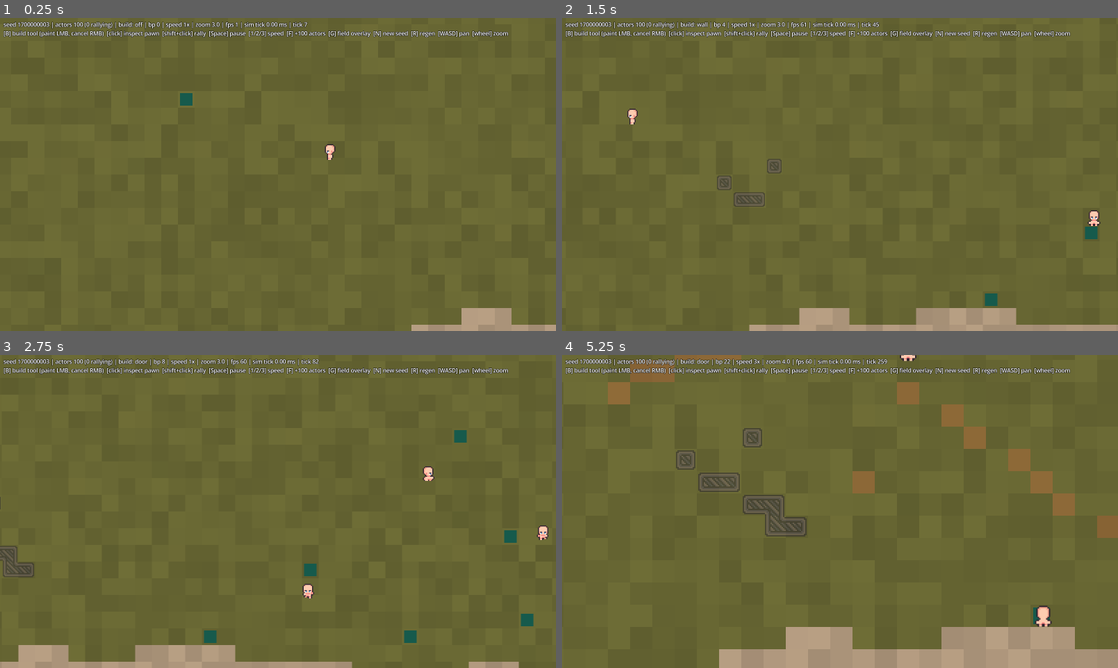
Above: before the commit, frames 1-4 (two rows, left to right).
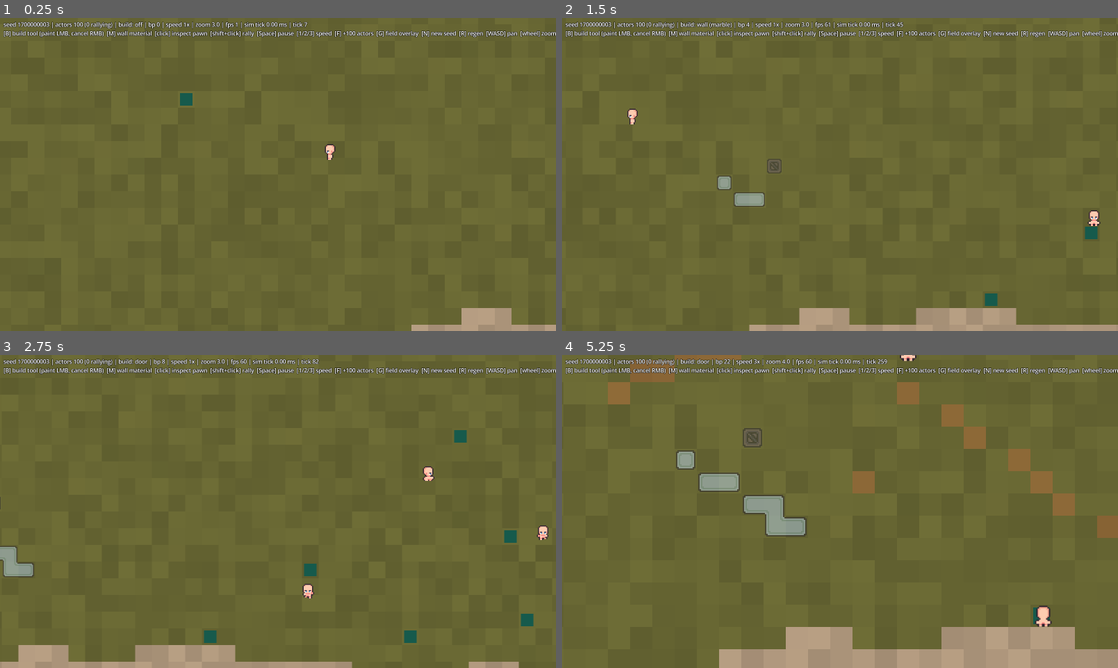
Above: after the commit, the same moments.

Repository: young-steveo/colony-sim
Game: Godot game, scene res://game/main.tscn
Two runs of this game, one before a commit and one after it. Both use one fixed random seed, a clock stepped at 60 frames per second and the inputs below.
Inputs (mouse positions are in pixels of both pictures, inside the frame that each line leads up to):
- Up to frame 1 (0.25 s): no input
- Up to frame 2 (1.5 s): move the mouse to (962, 158) at 0.52 s; hold D (pan_right) 0.53-1.25 s; hold B (build_tool) 0.53-1.25 s; click (962, 158) at 0.67 s; tap M (build_material, bound only after the commit) at 0.8 s; drag from (728, 190) to (812, 237) at 1.27 s
- Up to frame 3 (2.75 s): move the mouse to (333, 442) at 2.02 s; hold D (pan_right) from 2.03 s (still down); hold B (build_tool) from 2.03 s (still down); tap M (build_material, bound only after the commit) at 2.3 s
- Up to frame 4 (5.25 s): release D (pan_right) at 2.75 s; release B (build_tool) at 2.75 s; drag from (812, 574) to (673, 464) at 2.77 s; move the mouse to (1006, 558) at 3.52 s; hold A (pan_left) 3.53-4.25 s; hold 2 (sim_speed_2) 3.53-4.25 s; tap M (build_material, bound only after the commit) at 3.8 s; drag from (673, 464) to (756, 433) at 4.27 s; move the mouse to (867, 511) at 5.02 s; hold S (pan_down) from 5.03 s (still down); hold Mouse wheel up (zoom_in) from 5.03 s (still down); click (867, 511) at 5.17 s

The runs differ from the first frame. In frame 1, 1.0% of the frame differs, in the area x 19-100%, y 4-7%; in frame 2, 1.8%; in frame 3, 1.4%; in frame 4, 2.4%, in the area x 19-100%, y 4-58%.

Commit message:
Wall materials: data-driven defs, sim material byte, per-material rendering
content/structures/structures.json defines wall materials (wood,
marble) — first structure data on the mod rails (audit commitment).
Material travels blueprint -> completion -> built structure (parallel
array joins the swap-remove dance; tested). StructureRenderer builds
one layer per material from defs; connectivity unions across
materials so mixed walls join seamlessly. [M] cycles the paint
material, HUD shows it; demo house grew a marble wing as living
proof. 76 tests green.

Co-Authored-By: Claude Fable 5 <noreply@anthropic.com>

Diff:
--- /dev/null
+++ b/content/structures/structures.json
@@ -0,0 +1,6 @@
+{
+	"wall_materials": [
+		{ "id": "wood", "sheet": "res://content/structures/wall_wood.png" },
+		{ "id": "marble", "sheet": "res://content/structures/wall_marble.png" }
+	]
+}
--- a/game/main.gd
+++ b/game/main.gd
@@ -29,6 +29,7 @@
 	SimWorld.STRUCT_NONE, SimWorld.STRUCT_WALL, SimWorld.STRUCT_DOOR, SimWorld.STRUCT_BED,
 ]
 const BUILD_TOOL_NAMES: Array[String] = ["off", "wall", "door", "bed"]
+var build_material_idx := 0  # index into sim.structure_defs wall materials
 
 var terrain: TerrainRenderer
 var actor_renderer: ActorRenderer
@@ -133,7 +134,7 @@
 	bush_renderer.setup(sim.world, sim.bushes)
 	structure_renderer = StructureRenderer.new()
 	add_child(structure_renderer)
-	structure_renderer.setup()
+	structure_renderer.setup(sim.structure_defs)
 	field_overlay = FieldDebugRenderer.new()
 	add_child(field_overlay)
 	selection_ring = Sprite2D.new()
@@ -213,6 +214,8 @@
 	elif event.is_action_pressed("build_tool"):
 		build_tool_idx = (build_tool_idx + 1) % BUILD_TOOLS.size()
 		_last_paint_cell = -1
+	elif event.is_action_pressed("build_material"):
+		build_material_idx = (build_material_idx + 1) % sim.structure_defs.wall_material_count()
 	elif event.is_action_pressed("debug_field"):
 		show_field = not show_field
 		_apply_field_overlay()
@@ -258,7 +261,8 @@
 	if cell == _last_paint_cell:
 		return
 	_last_paint_cell = cell
-	var _placed: bool = sim.place_blueprint(x, y, BUILD_TOOLS[build_tool_idx])
+	var mat := build_material_idx if BUILD_TOOLS[build_tool_idx] == SimWorld.STRUCT_WALL else 0
+	var _placed: bool = sim.place_blueprint(x, y, BUILD_TOOLS[build_tool_idx], mat)
 
 
 ## Nearest pawn within ~a tile of the click, or -1.
@@ -301,6 +305,10 @@
 						var _w: bool = sim.place_blueprint(x + dx, y + dy, SimWorld.STRUCT_WALL)
 			var _b1: bool = sim.place_blueprint(x + 2, y + 2, SimWorld.STRUCT_BED)
 			var _b2: bool = sim.place_blueprint(x + 5, y + 2, SimWorld.STRUCT_BED)
+			# Marble wing off the NE corner: proves cross-material wall
+			# connectivity and per-material sheets in one glance.
+			for dx: int in 3:
+				var _m: bool = sim.place_blueprint(x + 8 + dx, y, SimWorld.STRUCT_WALL, 1)
 			_place_camera(Vector2(x + 4, y + 3) * TerrainRenderer.TILE_PX)
 			return
 
@@ -353,13 +361,15 @@
 		if sim.actors.responding[i] == 1:
 			responding += 1
 	var build_text := BUILD_TOOL_NAMES[build_tool_idx]
+	if BUILD_TOOLS[build_tool_idx] == SimWorld.STRUCT_WALL:
+		build_text += " (%s)" % sim.structure_defs.wall_material_ids[build_material_idx]
 	hud.text = (
 		"seed %d | actors %d (%d rallying) | build: %s | bp %d | speed %s | zoom %s | fps %d | sim tick %.2f ms | tick %d\n" % [
 			world_seed, sim.actors.count, responding, build_text, sim.blueprints.cells.size(),
 			speed_text, str(ZOOM_STEPS[zoom_idx]),
 			Engine.get_frames_per_second(), avg_tick_ms, sim.tick_count,
 		]
-		+ "[B] build tool (paint LMB, cancel RMB)  [click] inspect pawn  [shift+click] rally  [Space] pause  [1/2/3] speed  [F] +100 actors  [G] field overlay  [N] new seed  [R] regen  [WASD] pan  [wheel] zoom"
+		+ "[B] build tool (paint LMB, cancel RMB)  [M] wall material  [click] inspect pawn  [shift+click] rally  [Space] pause  [1/2/3] speed  [F] +100 actors  [G] field overlay  [N] new seed  [R] regen  [WASD] pan  [wheel] zoom"
 	)
 
 
--- a/project.godot
+++ b/project.godot
@@ -104,6 +104,11 @@
 "events": [Object(InputEventKey,"resource_local_to_scene":false,"resource_name":"","device":-1,"window_id":0,"alt_press …(191 unchanged characters)…
 ]
 }
+build_material={
+"deadzone": 0.2,
+"events": [Object(InputEventKey,"resource_local_to_scene":false,"resource_name":"","device":-1,"window_id":0,"alt_pressed":false,"shift_pressed":false,"ctrl_pressed":false,"meta_pressed":false,"pressed":false,"keycode":0,"physical_keycode":77,"key_label":0,"unicode":109,"location":0,"echo":false,"script":null)
+]
+}
 debug_field={
 "deadzone": 0.2,
 "events": [Object(InputEventKey,"resource_local_to_scene":false,"resource_name":"","device":-1,"window_id":0,"alt_press …(192 unchanged characters)…
--- a/render/structure_renderer.gd
+++ b/render/structure_renderer.gd
@@ -6,9 +6,6 @@
 ## it grows from. Doors and beds stay palette boxes until their art lands.
 ## Rebuilt only when the sim's structure or blueprint versions change.
 
-# Named drift (content/README.md): every wall material renders with the wood
-# sheet until structures go data-driven.
-const WALL_SHEET := preload("res://content/structures/wall_wood.png")
 const BLOB_SHADER := preload("res://render/autotile_blob.gdshader")
 const GHOST_TINT := Color(0.75, 0.87, 1.0, 0.45)
 const GHOST_ALPHA := 0.35  # box ghosts (door/bed)
@@ -18,21 +15,26 @@
 	SimWorld.STRUCT_BED: Palette.COLORS[47],
 }
 
-var _walls: MultiMeshInstance2D
+var _wall_layers: Array[MultiMeshInstance2D] = []
 var _boxes: MultiMeshInstance2D
 var _structures_seen := -1
 var _blueprints_seen := -1
 
 
-func setup() -> void:
-	_walls = MultiMeshInstance2D.new()
-	_walls.texture_filter = CanvasItem.TEXTURE_FILTER_NEAREST
-	_walls.texture = WALL_SHEET
-	var mat := ShaderMaterial.new()
-	mat.shader = BLOB_SHADER
-	_walls.material = mat
-	_walls.multimesh = _make_multimesh(true)
-	add_child(_walls)
+## One wall layer per material in the defs — walls of every material share
+## connectivity but draw from their own sheet.
+func setup(defs: StructureDefs) -> void:
+	_wall_layers = []
+	for m: int in defs.wall_material_count():
+		var layer := MultiMeshInstance2D.new()
+		layer.texture_filter = CanvasItem.TEXTURE_FILTER_NEAREST
+		layer.texture = load(defs.wall_material_sheets[m])
+		var mat := ShaderMaterial.new()
+		mat.shader = BLOB_SHADER
+		layer.material = mat
+		layer.multimesh = _make_multimesh(true)
+		add_child(layer)
+		_wall_layers.append(layer)
 
 	_boxes = MultiMeshInstance2D.new()
 	_boxes.texture_filter = CanvasItem.TEXTURE_FILTER_NEAREST
@@ -60,17 +62,20 @@
 	_structures_seen = world.structures_version
 	_blueprints_seen = blueprints.version
 
-	# Wall presence map (built or blueprint) drives connectivity: 0 none,
-	# 1 built, 2 blueprint. Doors are deliberately absent — walls cap at a
-	# doorframe.
+	# Wall presence map (built or blueprint, any material) drives
+	# connectivity: 0 none, 1 built, 2 blueprint. Doors are deliberately
+	# absent — walls cap at a doorframe.
 	var walls := PackedByteArray()
 	var _r: int = walls.resize(world.width * world.height)
+	var wall_mats := PackedByteArray()
+	var _r2: int = wall_mats.resize(world.width * world.height)
 	var box_cells := PackedInt32Array()
 	var box_colors := PackedColorArray()
 	for cell: int in world.width * world.height:
 		var type := int(world.structures[cell])
 		if type == SimWorld.STRUCT_WALL:
 			walls[cell] = 1
+			wall_mats[cell] = world.structure_materials[cell]
 		elif type != SimWorld.STRUCT_NONE:
 			var _e1: bool = box_cells.push_back(cell)
 			var _e2: bool = box_colors.push_back(_COLORS[type])
@@ -78,27 +83,31 @@
 		var type := int(blueprints.types[b])
 		if type == SimWorld.STRUCT_WALL:
 			walls[blueprints.cells[b]] = 2
+			wall_mats[blueprints.cells[b]] = blueprints.materials[b]
 		else:
 			var ghost: Color = _COLORS[type]
 			ghost.a = GHOST_ALPHA
 			var _e3: bool = box_cells.push_back(blueprints.cells[b])
 			var _e4: bool = box_colors.push_back(ghost)
 
-	_sync_walls(world, walls)
+	_sync_walls(world, walls, wall_mats)
 	_sync_boxes(world, box_cells, box_colors)
 
 
-func _sync_walls(world: SimWorld, walls: PackedByteArray) -> void:
+func _sync_walls(world: SimWorld, walls: PackedByteArray, wall_mats: PackedByteArray) -> void:
 	var w := world.width
 	var h := world.height
 	var px := float(TerrainRenderer.TILE_PX)
-	var count := 0
+	var counts := PackedInt32Array()
+	var _rc: int = counts.resize(_wall_layers.size())
 	for cell: int in walls.size():
 		if walls[cell] != 0:
-			count += 1
-	_walls.multimesh.instance_count = count
-	_walls.multimesh.visible_instance_count = count
-	var i := 0
+			counts[mini(int(wall_mats[cell]), _wall_layers.size() - 1)] += 1
+	for m: int in _wall_layers.size():
+		_wall_layers[m].multimesh.instance_count = counts[m]
+		_wall_layers[m].multimesh.visible_instance_count = counts[m]
+	var next := PackedInt32Array()
+	var _rn: int = next.resize(_wall_layers.size())
 	for cell: int in walls.size():
 		if walls[cell] == 0:
 			continue
@@ -112,10 +121,13 @@
 			_has(walls, w, h, x - 1, y + 1), _has(walls, w, h, x - 1, y - 1))
 		var uv := Autotile.cell_uv(Autotile.cell_for(mask))
 		var pos := Vector2(x + 0.5, y + 0.5) * px
-		_walls.multimesh.set_instance_transform_2d(i, Transform2D(0.0, pos))
-		_walls.multimesh.set_instance_custom_data(i, Color(uv.x, uv.y, 0.0, 0.0))
-		_walls.multimesh.set_instance_color(i, Color.WHITE if walls[cell] == 1 else GHOST_TINT)
-		i += 1
+		var m := mini(int(wall_mats[cell]), _wall_layers.size() - 1)
+		var mm := _wall_layers[m].multimesh
+		var i := next[m]
+		next[m] += 1
+		mm.set_instance_transform_2d(i, Transform2D(0.0, pos))
+		mm.set_instance_custom_data(i, Color(uv.x, uv.y, 0.0, 0.0))
+		mm.set_instance_color(i, Color.WHITE if walls[cell] == 1 else GHOST_TINT)
 
 
 static func _has(walls: PackedByteArray, w: int, h: int, x: int, y: int) -> bool:
--- a/sim/core/actor_pool.gd
+++ b/sim/core/actor_pool.gd
@@ -317,9 +317,10 @@
 			build_cooldowns[i] = ctx.tick + 45
 			_complete(i)  # crowded this tick; re-decide
 			return
+		var mat := ctx.blueprints.material_at(claim)
 		var built := ctx.blueprints.add_work(claim, dt)
 		if built != SimWorld.STRUCT_NONE:
-			ctx.world.set_structure(claim, built)
+			ctx.world.set_structure(claim, built, mat)
 			if built == SimWorld.STRUCT_WALL:
 				_displace_from(ctx.world, claim)
 			# Stay on the job: clear the claim and pick the next adjacent
--- a/sim/core/blueprints.gd
+++ b/sim/core/blueprints.gd
@@ -20,6 +20,7 @@
 
 var cells := PackedInt32Array()
 var types := PackedByteArray()
+var materials := PackedByteArray()  # StructureDefs material index
 var work_done := PackedFloat32Array()
 var workers := PackedByteArray()  # workers this tick; reset by the sim
 var cell_lookup := {}
@@ -38,7 +39,7 @@
 	return cell_lookup.has(cell)
 
 
-func place(world: SimWorld, x: int, y: int, type: int) -> bool:
+func place(world: SimWorld, x: int, y: int, type: int, material: int = 0) -> bool:
 	if not world.is_walkable(x, y):
 		return false
 	var cell := y * world.width + x
@@ -47,10 +48,18 @@
 	cell_lookup[cell] = cells.size()
 	var _e1: bool = cells.push_back(cell)
 	var _e2: bool = types.push_back(type)
+	var _e5: bool = materials.push_back(material)
 	var _e3: bool = work_done.push_back(0.0)
 	var _e4: bool = workers.push_back(0)
 	version += 1
 	return true
+
+
+## Material of the blueprint at this cell (0 if none) — read it BEFORE
+## add_work completes and removes the blueprint.
+func material_at(cell: int) -> int:
+	var idx: int = cell_lookup.get(cell, -1)
+	return int(materials[idx]) if idx >= 0 else 0
 
 
 func cancel(cell: int) -> bool:
@@ -203,10 +212,12 @@
 	if idx != last:
 		cells[idx] = cells[last]
 		types[idx] = types[last]
+		materials[idx] = materials[last]
 		work_done[idx] = work_done[last]
 		workers[idx] = workers[last]
 		cell_lookup[cells[idx]] = idx
 	var _e1: int = cells.resize(last)
 	var _e2: int = types.resize(last)
+	var _e5: int = materials.resize(last)
 	var _e3: int = work_done.resize(last)
 	var _e4: int = workers.resize(last)
--- a/sim/core/sim_world.gd
+++ b/sim/core/sim_world.gd
@@ -21,6 +21,7 @@
 # Built structures, one per cell (STRUCT_*). Walls block movement; doors
 # and beds don't. A second grid layer, deliberately separate from terrain.
 var structures: PackedByteArray
+var structure_materials: PackedByteArray  # StructureDefs material index
 var structures_version := 0  # bumps on every set_structure
 
 
@@ -30,6 +31,7 @@
 	height = map_height
 	tiles = MapGen.generate(world_seed, width, height)
 	var _e: int = structures.resize(width * height)
+	var _e2: int = structure_materials.resize(width * height)
 
 
 func tile_at(x: int, y: int) -> int:
@@ -40,9 +42,14 @@
 	return structures[cell]
 
 
-func set_structure(cell: int, type: int) -> void:
+func set_structure(cell: int, type: int, material: int = 0) -> void:
 	structures[cell] = type
+	structure_materials[cell] = material
 	structures_version += 1
+
+
+func structure_material_at(cell: int) -> int:
+	return structure_materials[cell]
 
 
 ## Walkability as a flat 0/1 byte grid with the border ring forced to 0 —
--- a/sim/core/simulation.gd
+++ b/sim/core/simulation.gd
@@ -25,6 +25,7 @@
 var world: SimWorld
 var actors: ActorPool
 var defs: AiDefs
+var structure_defs: StructureDefs
 var bushes: Bushes
 var blueprints: Blueprints
 var food_field: FlowField
@@ -60,6 +61,7 @@
 func _init(world_seed: int, map_width := 256, map_height := 256) -> void:
 	world = SimWorld.new(world_seed, map_width, map_height)
 	defs = AiDefs.load_file(AI_DEFS_PATH)
+	structure_defs = StructureDefs.load_defs()
 	bushes = Bushes.generate(world)
 	blueprints = Blueprints.new()
 	actors = ActorPool.new()
@@ -113,8 +115,8 @@
 
 
 ## Paint a construction blueprint. Returns false if the cell can't take it.
-func place_blueprint(x: int, y: int, type: int) -> bool:
-	return blueprints.place(world, x, y, type)
+func place_blueprint(x: int, y: int, type: int, material: int = 0) -> bool:
+	return blueprints.place(world, x, y, type, material)
 
 
 func cancel_blueprint(x: int, y: int) -> bool:
--- /dev/null
+++ b/sim/core/structure_defs.gd
@@ -0,0 +1,29 @@
+class_name StructureDefs
+extends RefCounted
+## Structure definitions loaded from plain JSON
+## (content/structures/structures.json) so modders author on the same rails
+## we do. First pass: wall materials only (id + blob sheet path). Gameplay
+## properties (flammability, work cost, build cost) join here as those
+## systems land.
+
+const PATH := "res://content/structures/structures.json"
+
+var wall_material_ids := PackedStringArray()
+var wall_material_sheets := PackedStringArray()
+
+
+static func load_defs(path: String = PATH) -> StructureDefs:
+	var defs := StructureDefs.new()
+	var text := FileAccess.get_file_as_string(path)
+	assert(text != "", "structure defs missing: " + path)
+	var data: Dictionary = JSON.parse_string(text)
+	var mats: Array = data.get("wall_materials", [])
+	assert(mats.size() > 0, "structures.json defines no wall materials")
+	for m: Dictionary in mats:
+		var _e1: bool = defs.wall_material_ids.push_back(m["id"])
+		var _e2: bool = defs.wall_material_sheets.push_back(m["sheet"])
+	return defs
+
+
+func wall_material_count() -> int:
+	return wall_material_ids.size()
--- a/tests/run_tests.gd
+++ b/tests/run_tests.gd
@@ -13,6 +13,7 @@
 	_test_flow_field()
 	_test_ai()
 	_test_building()
+	_test_wall_materials()
 	_test_simulation()
 	print("")
 	print("%d passed, %d failed" % [_passes, _failures])
@@ -403,6 +404,38 @@
 	)
 
 
+func _test_wall_materials() -> void:
+	print("Wall materials:")
+	var sim := Simulation.new(11, 96, 96)
+	_check(sim.structure_defs.wall_material_count() >= 2, "defs load with >= 2 wall materials")
+
+	# Three walls: wood, marble, marble. Cancel the first — swap-remove must
+	# keep materials attached to the right cells.
+	var y := -1
+	for cy: int in range(2, 90):
+		if sim.world.is_walkable(10, cy) and sim.world.is_walkable(11, cy) and sim.world.is_walkable(12, cy):
+			y = cy
+			break
+	_check(y >= 0, "found a walkable strip")
+	var _p1: bool = sim.place_blueprint(10, y, SimWorld.STRUCT_WALL, 0)
+	var _p2: bool = sim.place_blueprint(11, y, SimWorld.STRUCT_WALL, 1)
+	var _p3: bool = sim.place_blueprint(12, y, SimWorld.STRUCT_WALL, 1)
+	var c1 := y * sim.world.width + 10
+	var c2 := y * sim.world.width + 11
+	var c3 := y * sim.world.width + 12
+	var _c: bool = sim.cancel_blueprint(10, y)
+	_check(sim.blueprints.material_at(c2) == 1, "material survives swap-remove (cell 2)")
+	_check(sim.blueprints.material_at(c3) == 1, "material survives swap-remove (cell 3)")
+	_check(sim.blueprints.material_at(c1) == 0, "cancelled cell reports no material")
+
+	# Completion carries material into the built structure.
+	var mat := sim.blueprints.material_at(c2)
+	var built := sim.blueprints.add_work(c2, 99.0)
+	sim.world.set_structure(c2, built, mat)
+	_check(built == SimWorld.STRUCT_WALL, "blueprint completes into a wall")
+	_check(sim.world.structure_material_at(c2) == 1, "built wall keeps its material")
+
+
 func _test_simulation() -> void:
 	print("Simulation:")
 	var sim_a := Simulation.new(7, 96, 96)
Not shown, added: sim/core/structure_defs.gd.uid
